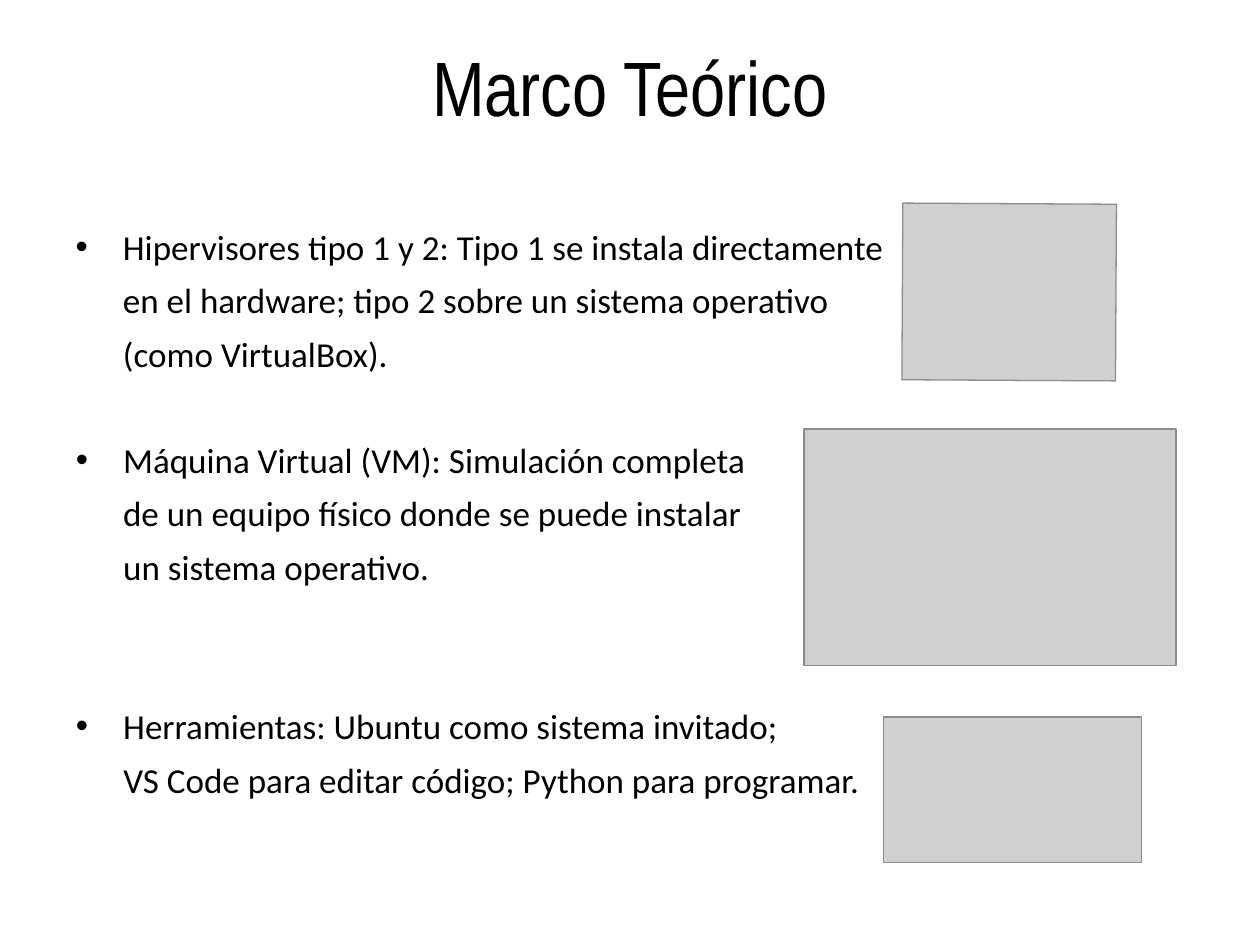
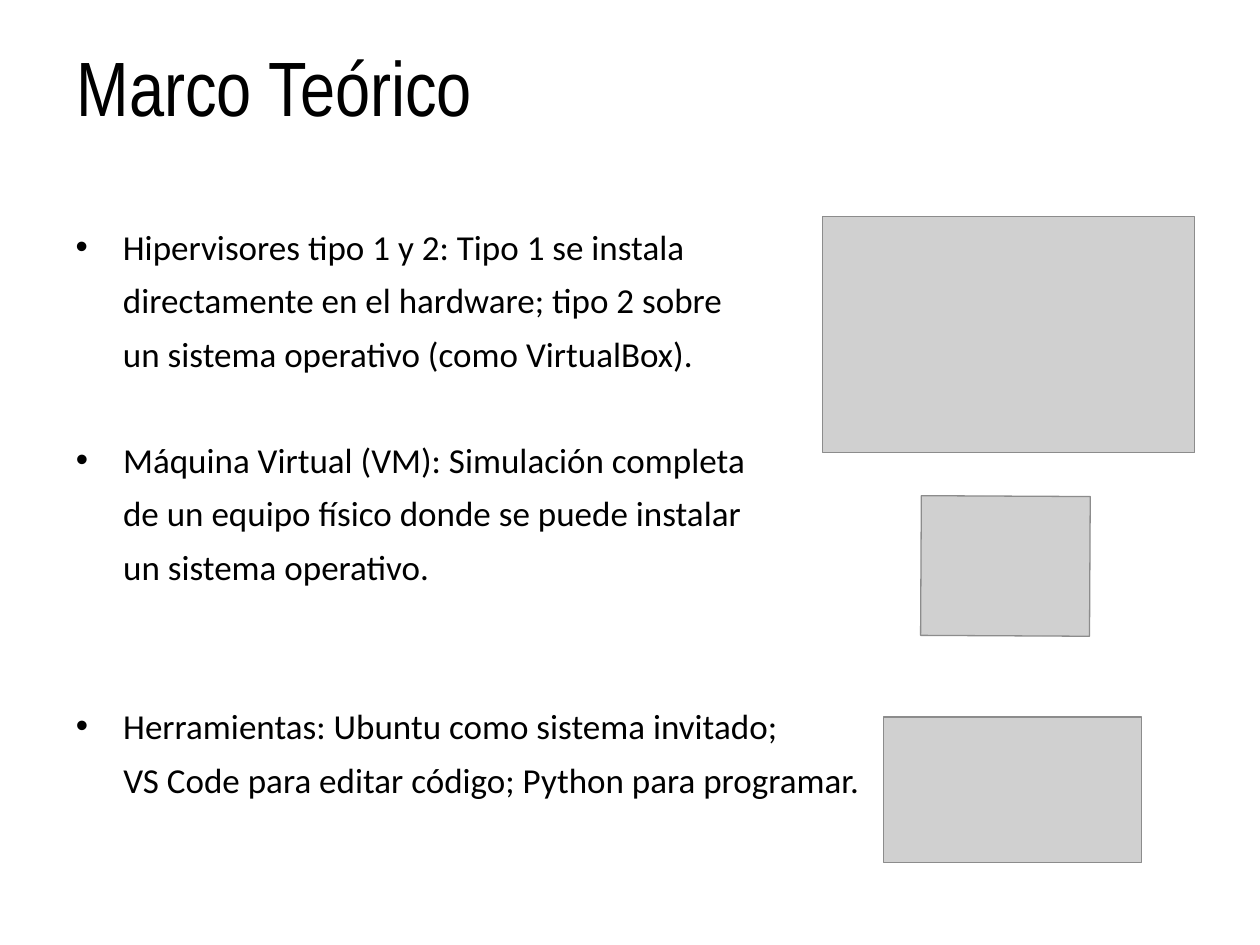
Before and after one commit to nico8m0zqs19/IntegradorAySO, a slide deck: slide 3 of TP_Presentacion_Senger_Edgardo_COMPLETA.odp. Drawn at 1260x945 pixels with LibreOffice and Linux fonts; fonts in the diff are those of the drawing; grey boxes stand for pictures; background and template pictures are left out. Boxes give left, top, right and bottom in pixels: in the first picture for what was removed or moved away, otherwise in the second. Text is boxed around its words. In the diff, an @@ line names an element or a change of style, - is before the commit and + after.

```diff
--- a/TP_Presentacion_Senger_Edgardo_COMPLETA.odp
+++ b/TP_Presentacion_Senger_Edgardo_COMPLETA.odp
@@ title "Marco Teórico" moved from (x1=432, y1=59, x2=827, y2=117) to (x1=77, y1=59, x2=471, y2=117) @@
@@ text at (x1=123, y1=235, x2=722, y2=373): spaces changed @@
-• Hipervisores tipo 1 y 2: Tipo 1 se instala directamente
-en el hardware; tipo 2 sobre un sistema operativo
-(como VirtualBox).
+• Hipervisores tipo 1 y 2: Tipo 1 se instala
+directamente en el hardware; tipo 2 sobre
+un sistema operativo (como VirtualBox).
@@ picture moved from (x1=804, y1=428, x2=1176, y2=665) to (x1=823, y1=217, x2=1194, y2=454) @@
@@ picture resized from (x1=902, y1=204, x2=1117, y2=381) to (x1=921, y1=496, x2=1090, y2=637) @@
```
Also in this commit, not shown: 2 other slides changed.
